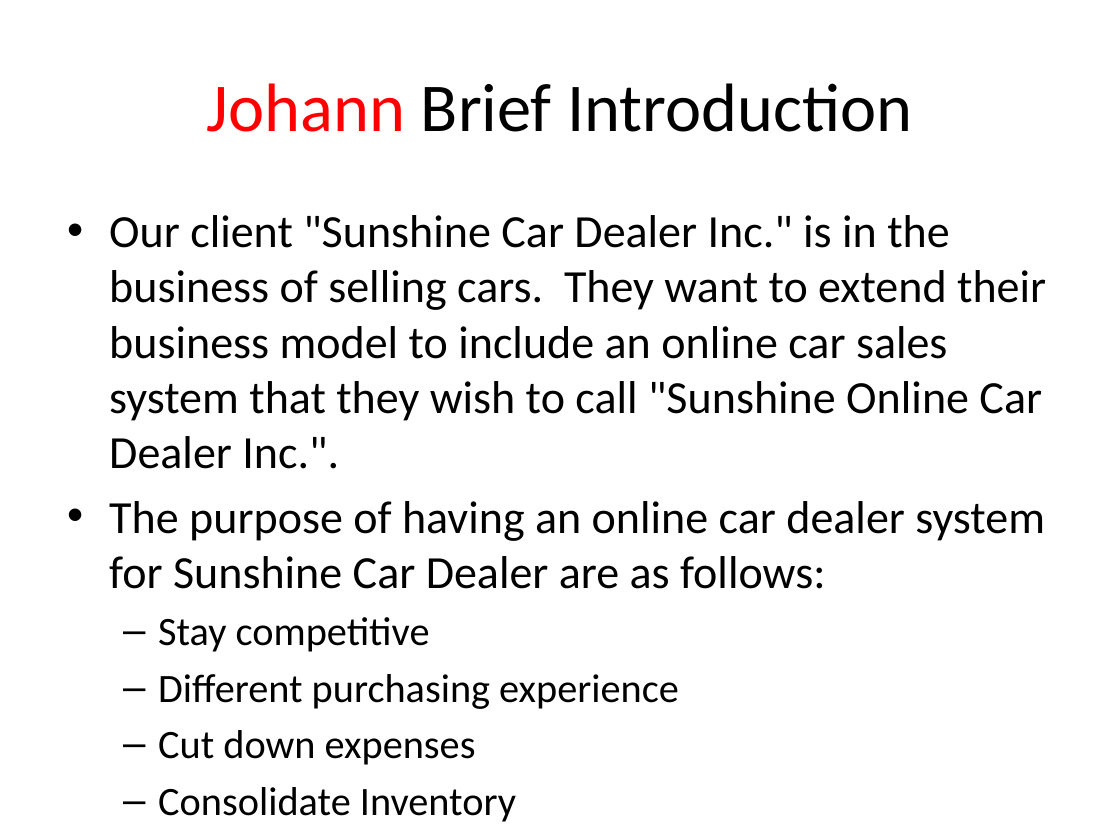
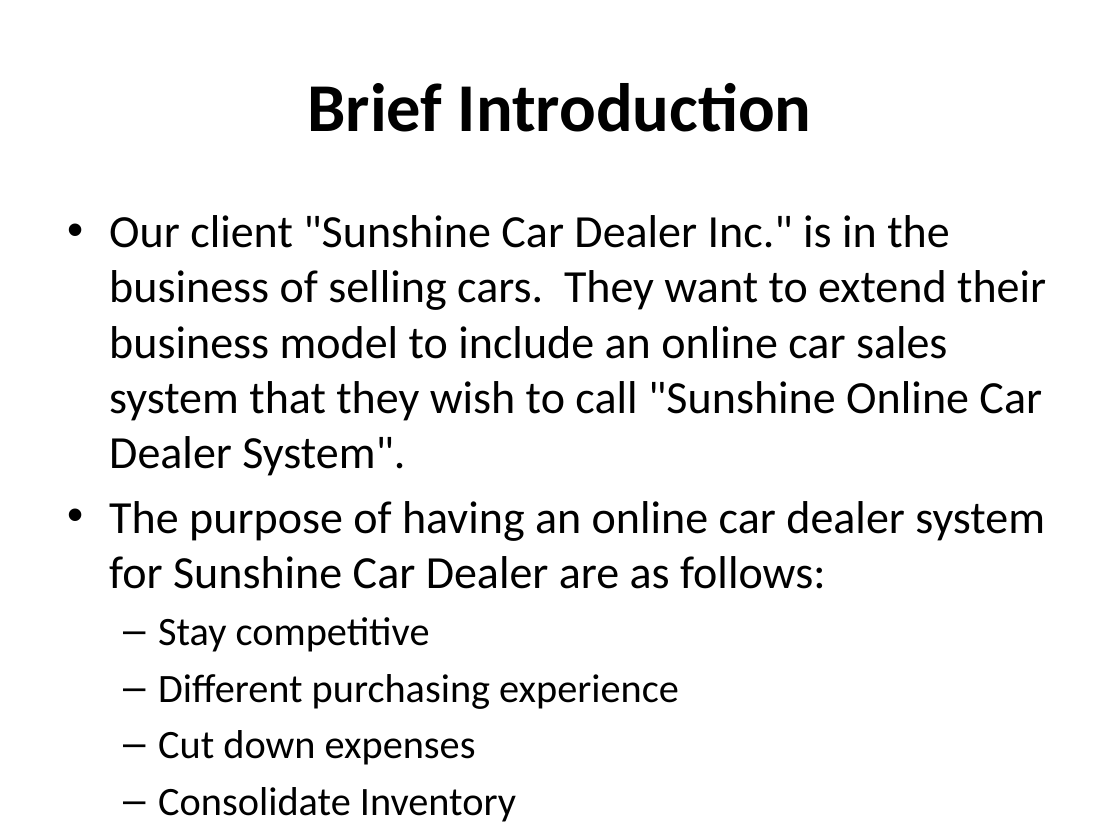
Before and after one commit to cen4010-onlinecardealer/docs, a slide deck: slide 2 of Online+Car+Dealer+System.pptx. Drawn at 1120x840 pixels with LibreOffice and Linux fonts; fonts in the diff are those of the drawing. Boxes give left, top, right and bottom in pixels: in the first picture for what was removed or moved away, otherwise in the second. Text is boxed around its words. In the diff, an @@ line names an element or a change of style, - is before the commit and + after.

```diff
--- a/Online+Car+Dealer+System.pptx
+++ b/Online+Car+Dealer+System.pptx
@@ title at bbox=[307, 83, 812, 132]: text changed; bold on @@
-Johann Brief Introduction
+Brief Introduction
@@ text at bbox=[109, 215, 1046, 476]: text changed @@
-• Our client "Sunshine Car Dealer Inc." is in the business of selling cars. They want to extend their business model to include an online car sales system that they wish to call "Sunshine Online Car Dealer Inc.".
+• Our client "Sunshine Car Dealer Inc." is in the business of selling cars. They want to extend their business model to include an online car sales system that they wish to call "Sunshine Online Car Dealer System".
```
Also in this commit, not shown: 16 other slides changed.
